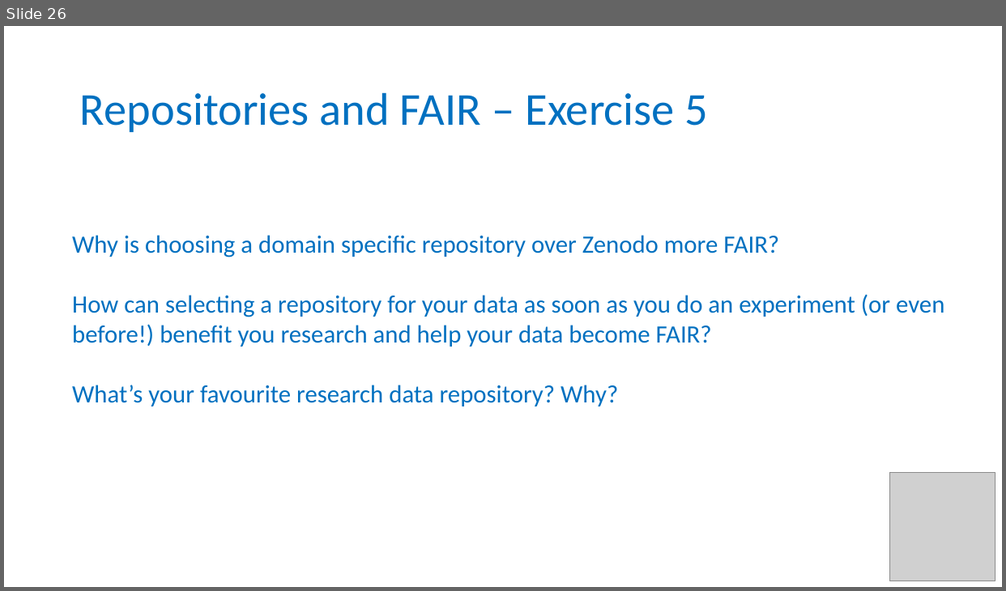
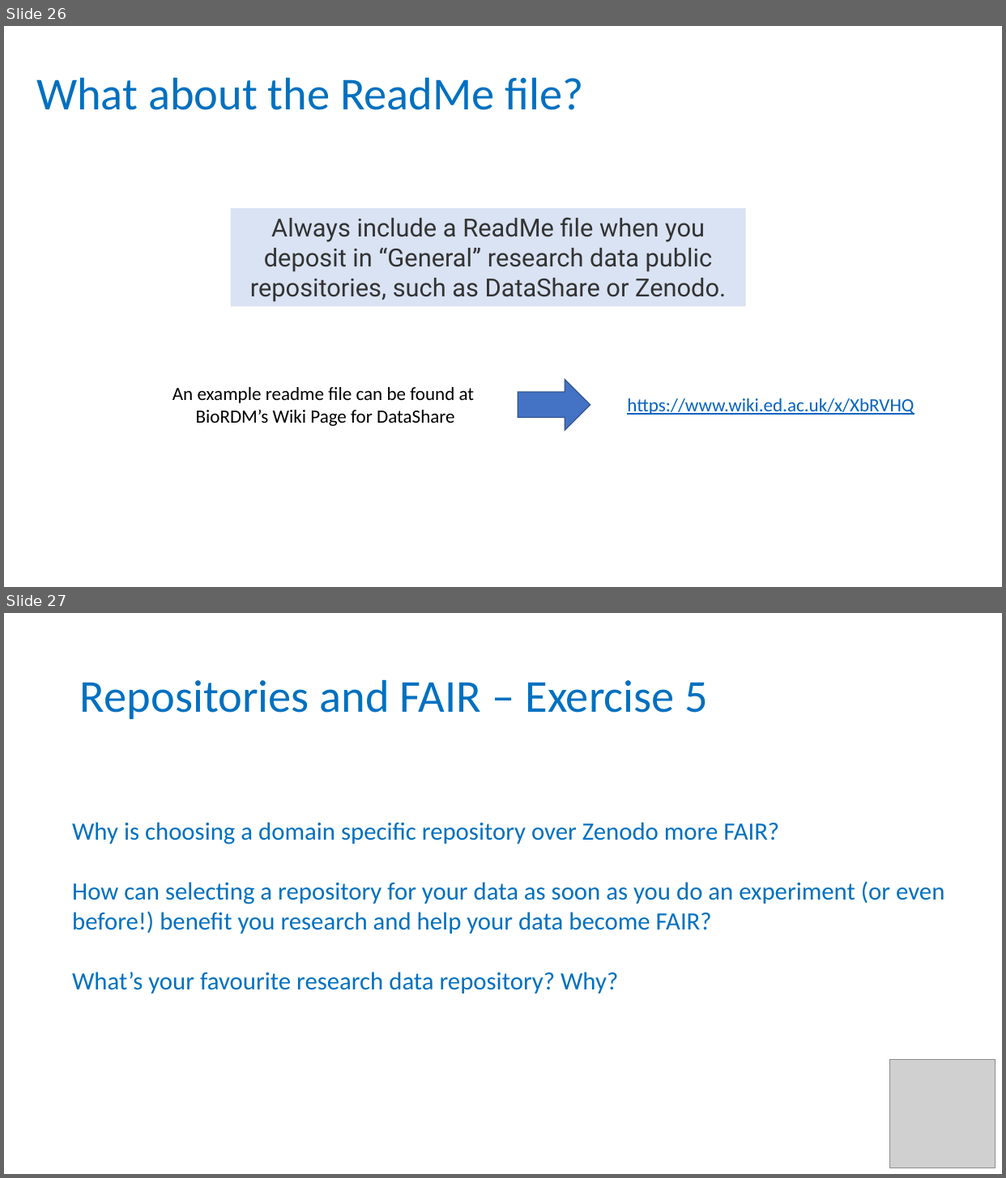
Before and after one commit to tobyhodges/solid-waddle, a slide deck: instructors/13-Repositories_v2.0.pptx. Shown one above the other, each under a label of ours: slide 26 before the commit, slides 26 and 27 after it. The pictures are 1006x591 and 1006x1178 pixels, drawn with LibreOffice and Linux fonts; fonts in the diff are those of the drawing; grey boxes stand for pictures; background and template pictures are left out. Boxes give left, top, right and bottom in pixels: in the first picture for what was removed or moved away, otherwise in the second. Text is boxed around its words. In the diff, an @@ line names an element or a change of style, - is before the commit and + after.

Commit message:
updated slides for repos and DMPs

```diff
--- a/instructors/13-Repositories_v2.0.pptx
+++ b/instructors/13-Repositories_v2.0.pptx
@@ slide 26 added at box(4, 26, 1002, 587), background #FFFFFF @@
@@ title added at box(36, 77, 584, 110), 44 pt, text #0070C0 @@
+What about the ReadMe file?
@@ rectangle added at box(231, 209, 747, 307), fill #DAE3F3, 24 pt, text #333333 @@
+Always include a ReadMe file when you deposit in “General” research data public repositories, such as DataShare or Zenodo.
@@ text added at box(172, 387, 475, 426), 18 pt, text #000000 @@
+An example readme file can be found at
+BioRDM’s Wiki Page for DataShare
@@ right arrow added at box(518, 379, 590, 430), fill #4472C4, outline #325491 1 pt @@
@@ text added at box(627, 399, 914, 415), 18 pt, text #0563C1, underline @@
+https://www.wiki.ed.ac.uk/x/XbRVHQ
@@ what was slide 26 is now slide 27 @@
```
Also in this commit, not shown: 1 slide changed, 1 other file.
